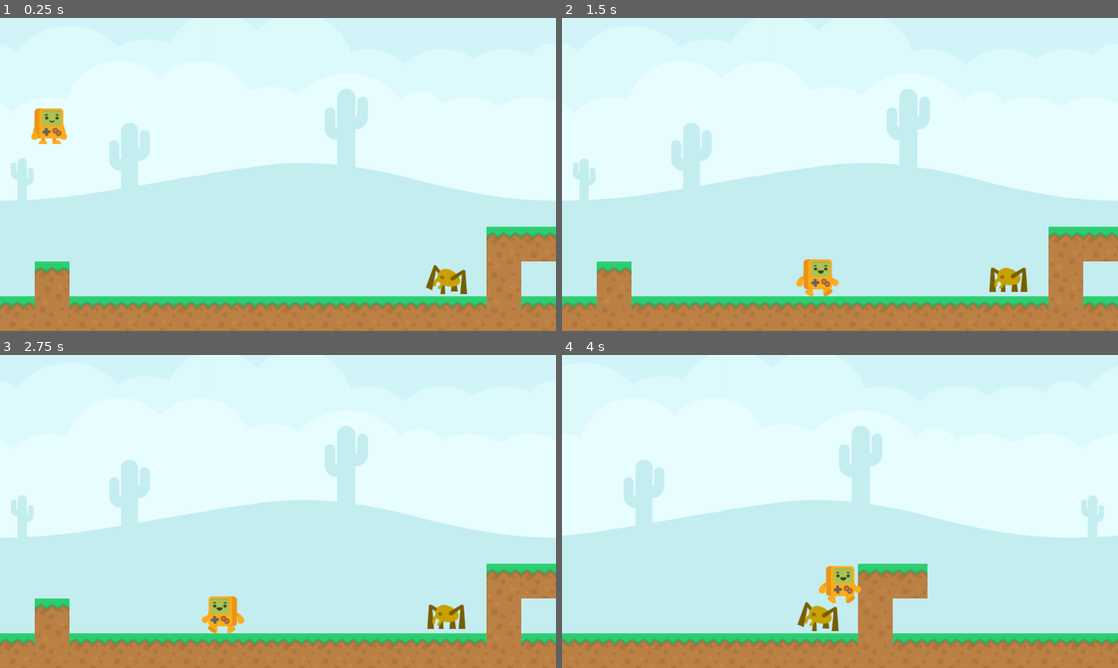
Above: before the commit, frames 1-4 (two rows, left to right).
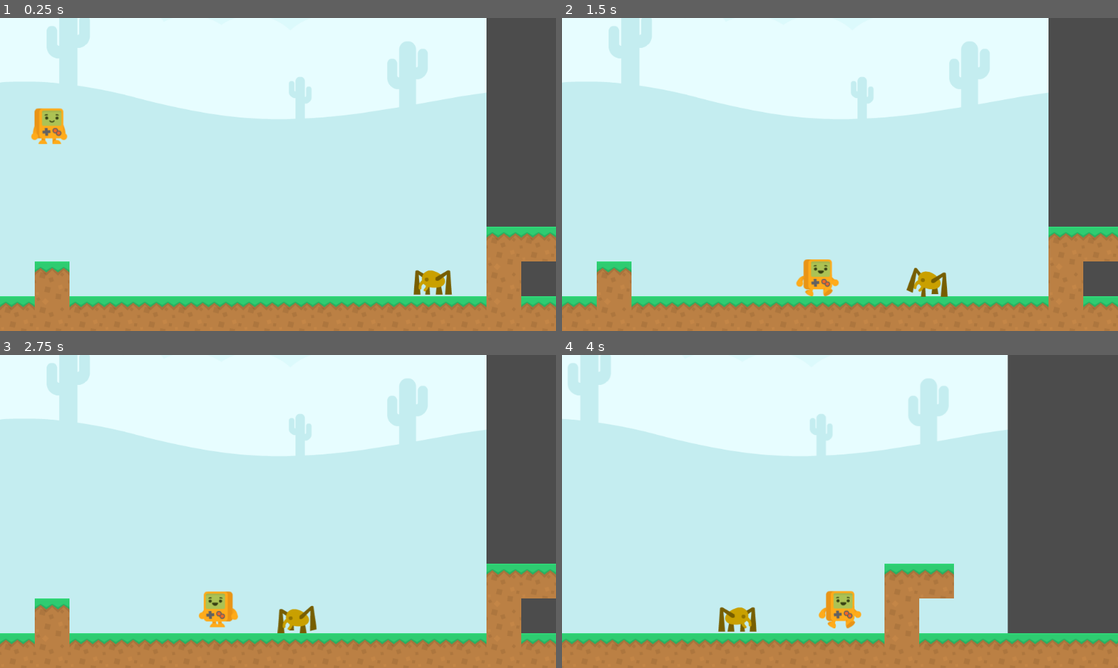
Above: after the commit, the same moments.

Repository: vivisuke/GDAction
Game: Godot game, scene res://MainScene.tscn
Same seed, same stepped clock (60 frames per second), same inputs: the game is played once before the commit and once after it.
Inputs:
- Up to frame 1 (0.25 s): no input
- Up to frame 2 (1.5 s): hold Right (ui_right) from 0.53 s (still down); tap Up (ui_up) at 0.77 s
- Up to frame 3 (2.75 s): tap Up (ui_up) at 1.52 s; release Right (ui_right) at 2.03 s; hold Left (ui_left) from 2.03 s (still down)
- Up to frame 4 (4 s): release Left (ui_left) at 2.78 s; hold Right (ui_right) from 2.78 s (still down); tap Up (ui_up) at 3.02, 3.77 s

The runs differ from the first frame. In frame 1, 28% of the frame differs, in the area x 0-100%, y 0-89%; in frame 2, 29%; in frame 3, 30%; in frame 4, 40%, in the area x 0-100%, y 0-94%.

Commit message:
0013 ◎ C 08/27 08/27 0.001│ToDo│敵クモ左右移動、壁に衝突→向き反転

Diff:
--- a/GDAction/MainScene.tscn
+++ b/GDAction/MainScene.tscn
@@ -94,7 +94,6 @@
 [node name="ParallaxBackground" type="ParallaxBackground" parent="."]
 
 [node name="ParallaxLayer" type="ParallaxLayer" parent="ParallaxBackground"]
-position = Vector2( 512, 150 )
 motion_scale = Vector2( 0.25, 1 )
 motion_mirroring = Vector2( 1024, 0 )
 
--- a/GDAction/Player.gd
+++ b/GDAction/Player.gd
@@ -7,7 +7,7 @@
 var velocity = Vector2()
 var jumping = false
 var walk_left = false
-var walk_right
+var walk_right = false
 
 func _ready():
 	pass # Replace with function body.
--- /dev/null
+++ b/GDAction/Spider.gd
@@ -0,0 +1,24 @@
+extends KinematicBody2D
+
+export (int) var walk_speed = 100
+export (int) var gravity = 1200
+
+var velocity = Vector2(-walk_speed, 0)
+var walk_left = true
+
+func _ready():
+	pass # Replace with function body.
+
+
+func _physics_process(delta):
+	velocity.y += gravity
+	velocity = move_and_slide(velocity)
+	#print("vel.x = ", velocity.x)
+	#print("get_slide_count() = ", get_slide_count())
+	#for i in get_slide_count():
+	#	var collision = get_slide_collision(i)
+	#	print("I collided with ", collision.collider.name)
+	if velocity.x == 0:
+		walk_left = !walk_left
+		velocity.x = -walk_speed if walk_left else walk_speed
+		$AnimatedSprite.flip_h = !walk_left
--- a/GDAction/Spider.tscn
+++ b/GDAction/Spider.tscn
@@ -1,8 +1,9 @@
-[gd_scene load_steps=6 format=2]
+[gd_scene load_steps=7 format=2]
 
 [ext_resource path="res://Enemies/spider.png" type="Texture" id=1]
 [ext_resource path="res://Enemies/spider_walk1.png" type="Texture" id=2]
 [ext_resource path="res://Enemies/spider_walk2.png" type="Texture" id=3]
+[ext_resource path="res://Spider.gd" type="Script" id=4]
 
 [sub_resource type="SpriteFrames" id=1]
 animations = [ {
@@ -16,11 +17,11 @@
 extents = Vector2( 35.7034, 25.4287 )
 
 [node name="Spider" type="KinematicBody2D"]
+script = ExtResource( 4 )
 
 [node name="AnimatedSprite" type="AnimatedSprite" parent="."]
 frames = SubResource( 1 )
 animation = "walk"
-frame = 3
 playing = true
 
 [node name="CollisionShape2D" type="CollisionShape2D" parent="."]
Not shown, changed: GDAction.spr
